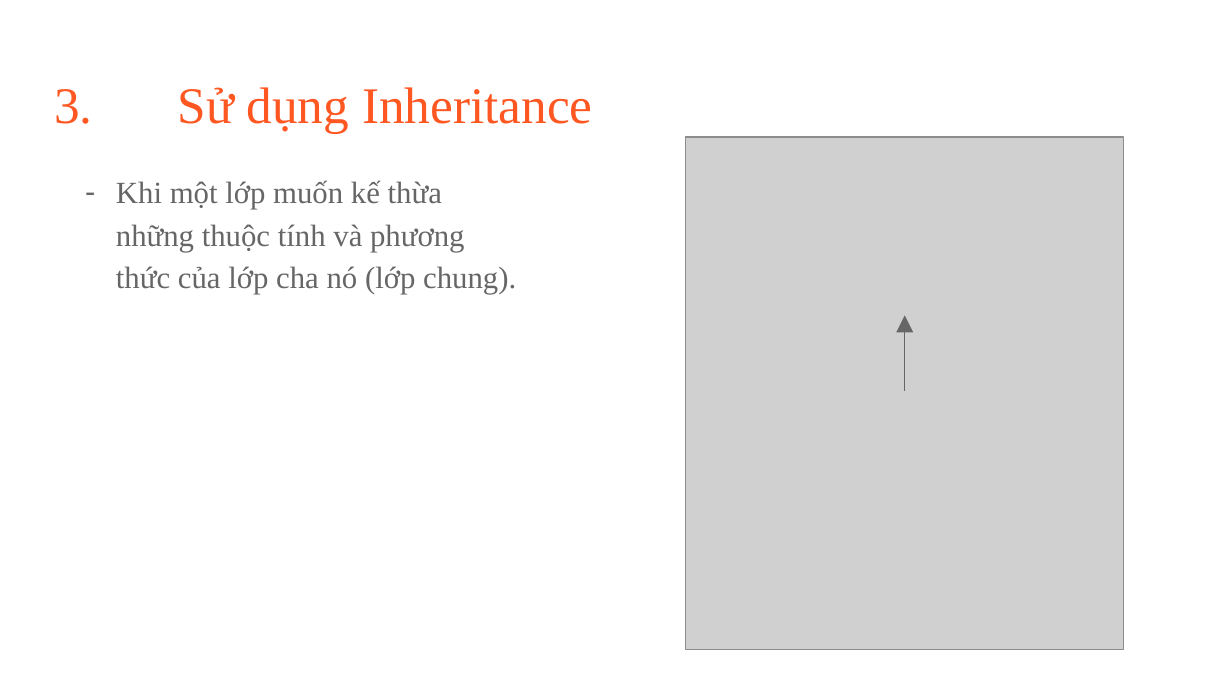
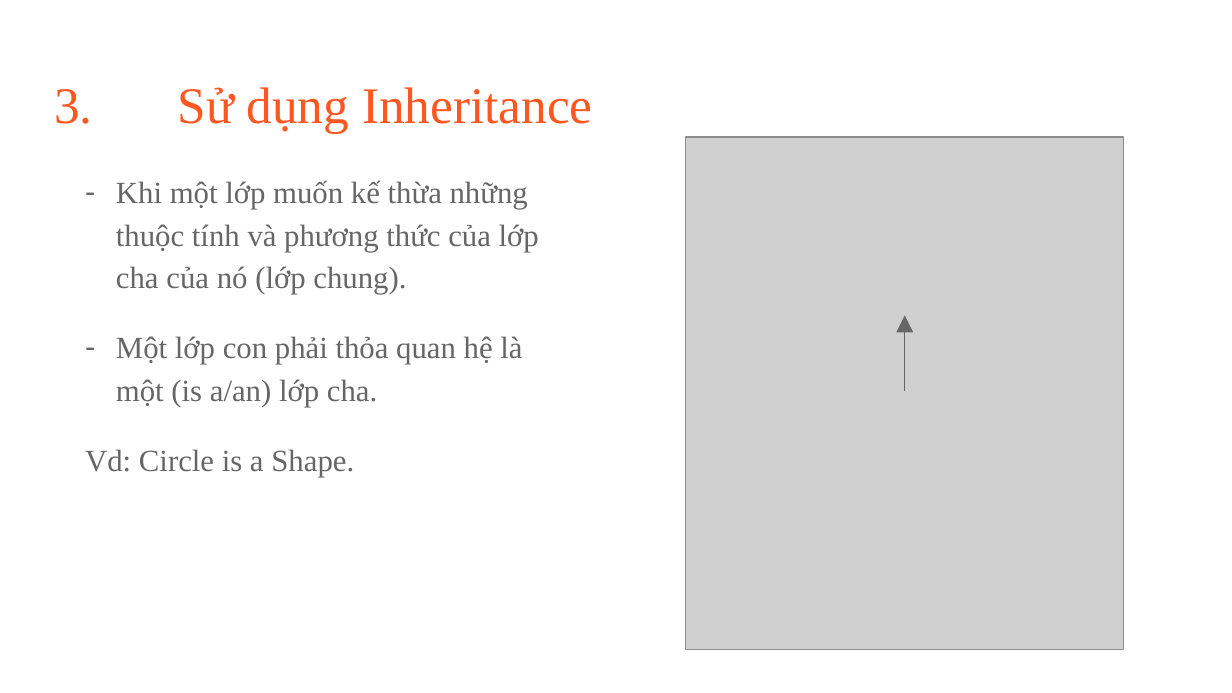
Before and after one commit to dantn93/Advanced-Java, a slide deck: slide 8 of Chapter_1_Abstraction & Interface_Tran Ngoc Dan_Nguyen Trong Thuan.pptx (slide 9 before the commit). Drawn at 1232x693 pixels with LibreOffice and Linux fonts; fonts in the diff are those of the drawing; grey boxes stand for pictures. Boxes give left, top, right and bottom in pixels: in the first picture for what was removed or moved away, otherwise in the second. Text is boxed around its words. In the diff, an @@ line names an element or a change of style, - is before the commit and + after.

```diff
--- a/Chapter_1_Abstraction & Interface_Tran Ngoc Dan_Nguyen Trong Thuan.pptx
+++ b/Chapter_1_Abstraction & Interface_Tran Ngoc Dan_Nguyen Trong Thuan.pptx
@@ text at bbox=[85, 180, 539, 477]: text changed @@
-– Khi một lớp muốn kế thừa những thuộc tính và phương thức của lớp cha nó (lớp chung).
+– Khi một lớp muốn kế thừa những thuộc tính và phương thức của lớp cha của nó (lớp chung).
+– Một lớp con phải thỏa quan hệ là một (is a/an) lớp cha.
+Vd: Circle is a Shape.
```
Also in this commit, not shown: 1 other slide changed, 1 slide removed.
